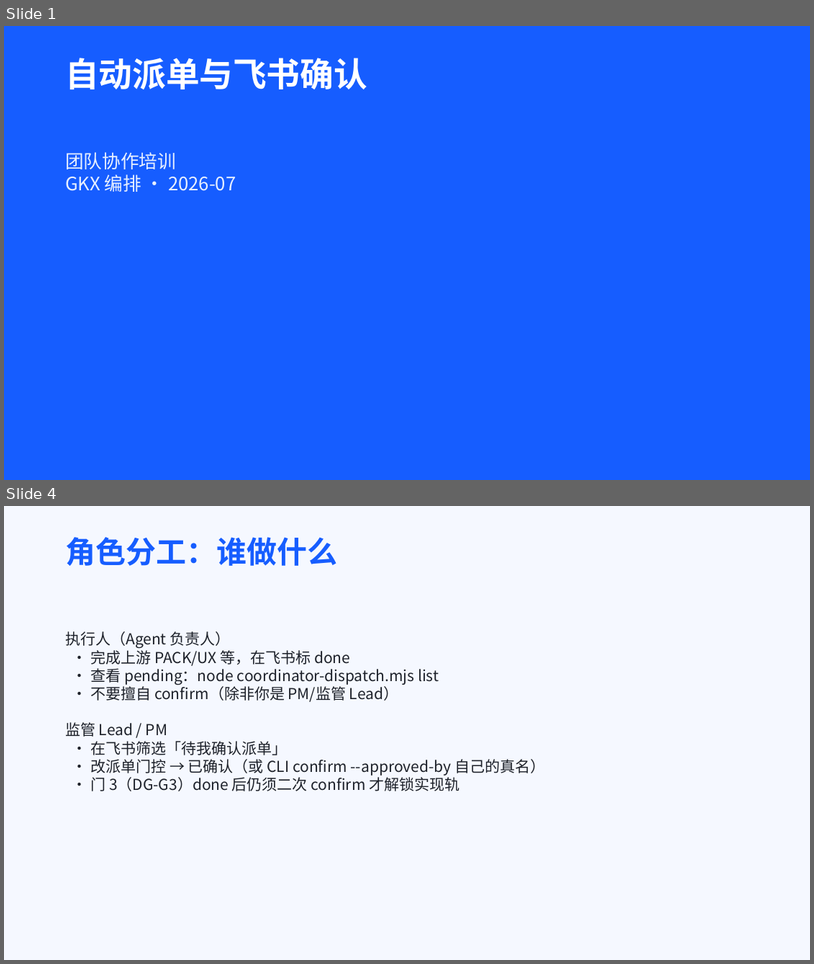
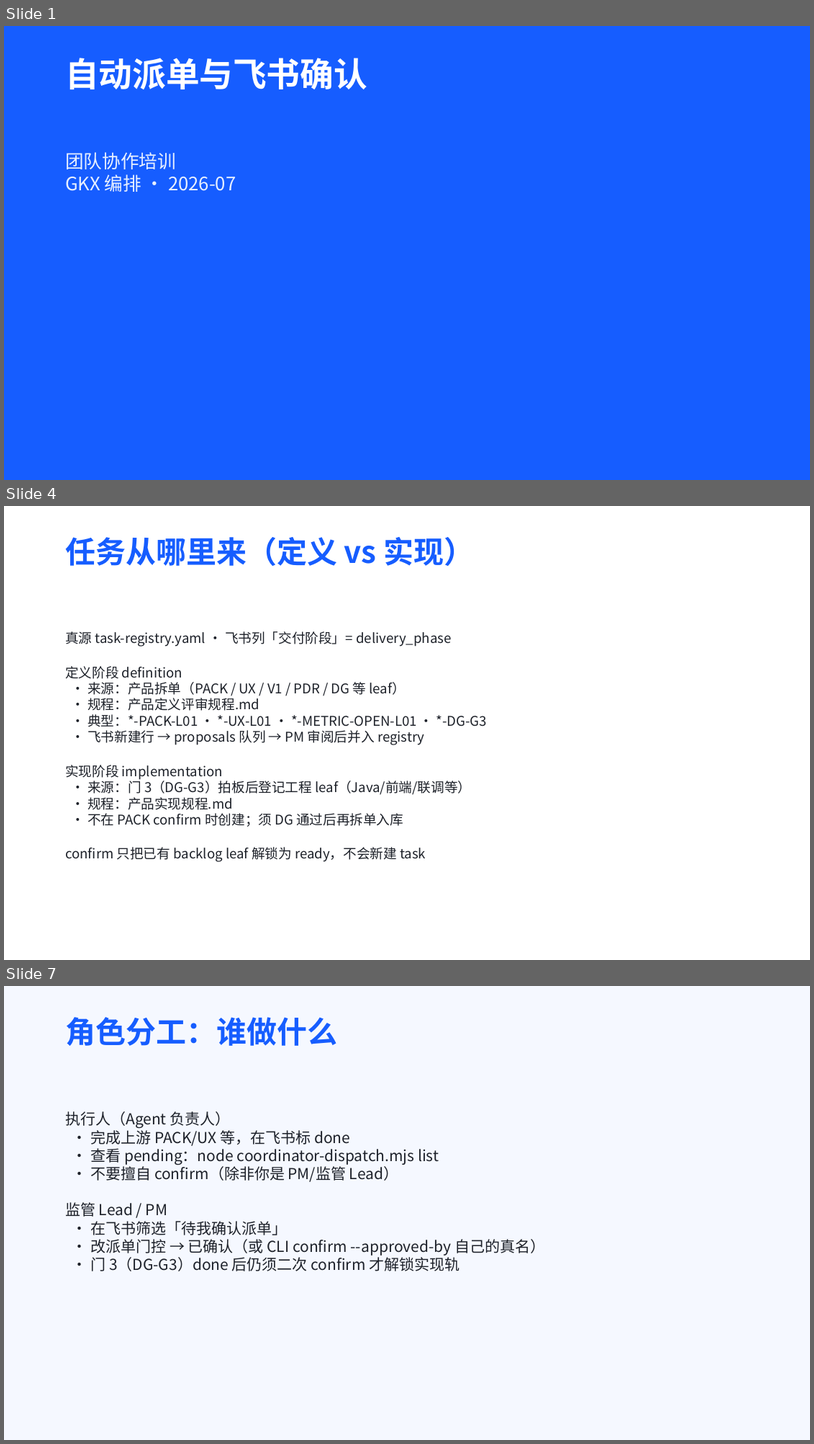
Before and after one commit to Marisolebxf/-, a slide deck: agent-delivery/培训/自动派单与飞书确认-团队协作培训.pptx. Shown one above the other, each under a label of ours: slides 1 and 4 before the commit, slides 1, 4 and 7 after it; the slides between them are not shown. The pictures are 814x964 and 814x1444 pixels, drawn with LibreOffice and Linux fonts; fonts in the diff are those of the drawing. Boxes give left, top, right and bottom in pixels: in the first picture for what was removed or moved away, otherwise in the second. Text is boxed around its words. In the diff, an @@ line names an element or a change of style, - is before the commit and + after.

```diff
--- a/agent-delivery/培训/自动派单与飞书确认-团队协作培训.pptx
+++ b/agent-delivery/培训/自动派单与飞书确认-团队协作培训.pptx
@@ slide 4 added at <box>4,506,810,960</box>, background #FFFFFF @@
@@ title added at <box>65,537,474,566</box>, 36 pt, text #165DFF, bold @@
+任务从哪里来（定义 vs 实现）
@@ text added at <box>65,631,487,862</box>, 16 pt, text #1D2129 @@
+真源 task-registry.yaml · 飞书列「交付阶段」= delivery_phase
+定义阶段 definition
+· 来源：产品拆单（PACK / UX / V1 / PDR / DG 等 leaf）
+· 规程：产品定义评审规程.md
+· 典型：*-PACK-L01 · *-UX-L01 · *-METRIC-OPEN-L01 · *-DG-G3
+· 飞书新建行 → proposals 队列 → PM 审阅后并入 registry
+实现阶段 implementation
+· 来源：门 3（DG-G3）拍板后登记工程 leaf（Java/前端/联调等）
+· 规程：产品实现规程.md
+· 不在 PACK confirm 时创建；须 DG 通过后再拆单入库
+confirm 只把已有 backlog leaf 解锁为 ready，不会新建 task
@@ what was slide 4 is now slide 7 @@
```
Also in this commit, not shown: 2 slides changed, 2 other slides added, 1 other file.
